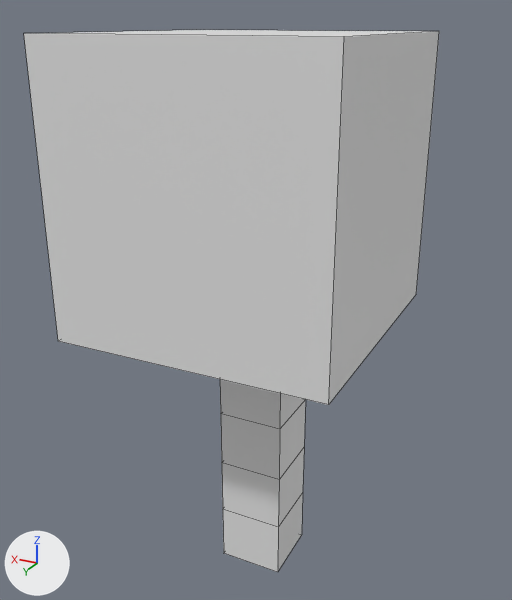
Before and after pictures for a commit that changed the Blender file Creature 4 legs/Creature 4 legs.blend.
Before and after are seen from a 50 mm camera at (-2.11, 4.42, 3.85) aimed at (0.09, -0.04, 1.9). The axes (+X, +Y, +Z) are drawn at lower left. The lights are the same throughout. Mesh edges are drawn as thin lines.

The older version as bpy lines, for what is in view:
```python
me_cube = bpy.data.meshes.new('Cube')
me_cube.from_pydata(...)  # a box spanning x -1.0..1.0, y -1.0..1.0, z -1.0..1.0
me_icosphere = bpy.data.meshes.new('Icosphere')
me_icosphere.from_pydata(...)  # an icosphere of 1280 faces spanning x -1.0..1.0, y -1.0..1.0, z -1.0..1.0
me_icosphere.polygons.foreach_set('use_smooth', [True] * 1280)
me_plane = bpy.data.meshes.new('Plane')
me_plane.from_pydata([(0.0, 0.0, 0.0), (0.0, 0.0, 4.02), (0.0, 0.0, 1.34), (0.0, 0.0, 2.68)], [(3, 1), (0, 2), (2, 3)], [])
ob_corpo = bpy.data.objects.new('Corpo', me_cube)
ob_corpo.location = (0.109, 0.0, 2.782)
ob_icosphere = bpy.data.objects.new('Icosphere', me_icosphere)
ob_icosphere.parent = ob_corpo
ob_icosphere.matrix_parent_inverse = Matrix(((1.0, 0.0, 0.0, -0.109), (0.0, 1.0, 0.0, 0.0), (0.0, 0.0, 1.0, -3.095), (0.0, 0.0, 0.0, 1.0)))
ob_icosphere.location = (0.749, -0.0011, 3.056)
ob_icosphere.scale = (0.858, 0.858, 0.858)
ob_perna = bpy.data.objects.new('Perna', me_plane)
ob_perna.parent = ob_corpo
ob_perna.matrix_parent_inverse = Matrix(((1.0, 0.0, 0.0, -0.109), (0.0, 1.0, 0.0, 0.0), (0.0, 0.0, 1.0, -3.095), (0.0, 0.0, 0.0, 1.0)))
ob_perna.location = (0.0, 0.0, 0.0)
_m = ob_perna.modifiers.new('Skin', 'SKIN')
```
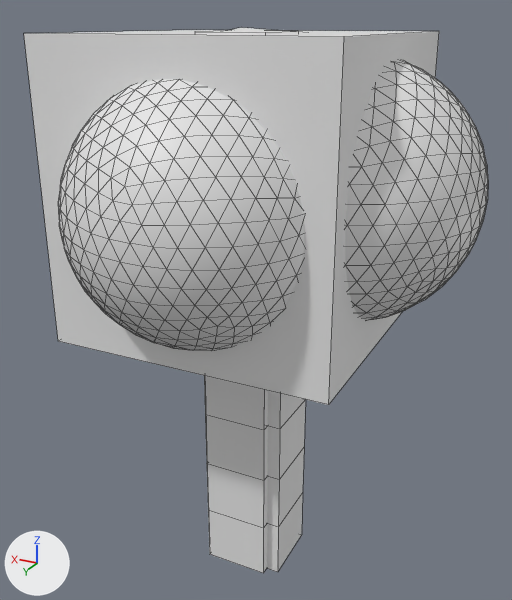
Where the change shows, as pixel boxes (x1, y1, x2, y2) in the pictures (512 x 600 px):
'Icosphere.003', added
    after: (58, 79, 304, 351)
'Icosphere.002', added
    after: (345, 60, 488, 320)
'Perna.001', added
    after: (204, 376, 268, 573)
'Perna.003', added
    after: (227, 28, 279, 31)

Edits to the bpy script that builds the scene:
```text
Add ob_icosphere_003:
    ob_icosphere_003 = bpy.data.objects.new('Icosphere.003', me_icosphere.copy())  # the mesh of ob_icosphere
    ob_icosphere_003.parent = ob_corpo
    ob_icosphere_003.matrix_parent_inverse = Matrix(((1.0, 0.0, 0.0, -0.109), (0.0, 1.0, 0.0, 0.0), (0.0, 0.0, 1.0, -3.095), (0.0, 0.0, 0.0, 1.0)))
    ob_icosphere_003.location = (0.0924, 0.715, 3.061)
    ob_icosphere_003.rotation_euler = (-0.0618, 0.082, -4.712)  # degrees (-3.5, 4.7, -270)
    ob_icosphere_003.scale = (0.858, 0.858, 0.858)
Add ob_perna_003:
    ob_perna_003 = bpy.data.objects.new('Perna.003', me_plane.copy())  # the mesh of ob_perna
    ob_perna_003.parent = ob_corpo
    ob_perna_003.matrix_parent_inverse = Matrix(((1.0, 0.0, 0.0, -0.109), (0.0, 1.0, 0.0, 0.0), (0.0, 0.0, 1.0, -3.095), (0.0, 0.0, 0.0, 1.0)))
    ob_perna_003.location = (0.28, -0.282, 0.0827)
    ob_perna_003.rotation_euler = (-0.0618, 0.082, -4.712)  # degrees (-3.5, 4.7, -270)
    _m = ob_perna_003.modifiers.new('Skin', 'SKIN')
Add ob_icosphere_002:
    ob_icosphere_002 = bpy.data.objects.new('Icosphere.002', me_icosphere.copy())  # the mesh of ob_icosphere
    ob_icosphere_002.parent = ob_corpo
    ob_icosphere_002.matrix_parent_inverse = Matrix(((1.0, 0.0, 0.0, -0.109), (0.0, 1.0, 0.0, 0.0), (0.0, 0.0, 1.0, -3.095), (0.0, 0.0, 0.0, 1.0)))
    ob_icosphere_002.location = (-0.635, 0.0342, 3.132)
    ob_icosphere_002.rotation_euler = (0.0, 0.0, -3.142)  # degrees (0, 0, -180)
    ob_icosphere_002.scale = (0.858, 0.858, 0.858)
Add ob_perna_001:
    ob_perna_001 = bpy.data.objects.new('Perna.001', me_plane.copy())  # the mesh of ob_perna
    ob_perna_001.parent = ob_corpo
    ob_perna_001.matrix_parent_inverse = Matrix(((1.0, 0.0, 0.0, -0.109), (0.0, 1.0, 0.0, 0.0), (0.0, 0.0, 1.0, -3.095), (0.0, 0.0, 0.0, 1.0)))
    ob_perna_001.location = (0.0992, 0.0642, 0.0)
    ob_perna_001.rotation_euler = (0.0, 0.0, -1.571)  # degrees (0, 0, -90)
    _m = ob_perna_001.modifiers.new('Skin', 'SKIN')
```
